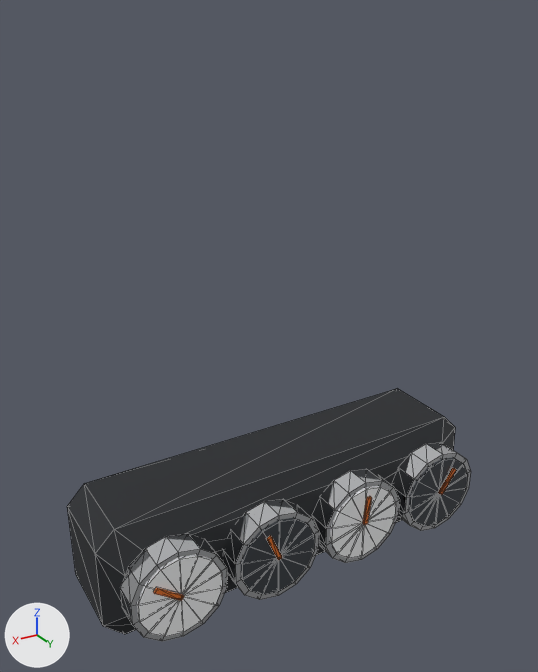
Renders of the glTF model assets/parts/interior/readout/readout_4/kaze_gt.glb from each side of a commit.
The view is the same before and after, from a camera (50 mm lens) standing at (0.222, 0.326, 0.276) and looking at (0.003, -0.04, 0.093). The lights are fixed; the arrows at lower left show +X, +Y and +Z. The first picture is the older version. Mesh edges are drawn as thin lines. Where no turn or scale is listed for an object, it has been applied to the vertices. Vertices at exactly the same position are counted once.

Script lines for the objects in view, before the commit:
```python
me_model = bpy.data.meshes.new('model')
me_model.from_pydata(...)  # 306 vertices, 560 faces; spans x -0.134..0.134, y -0.046..0.046, z -0.038..0.038
# faces by material slot: [336, 224]
me_model.materials.append(mat_car_atlas)  # picture img_car_atlas
me_model.materials.append(mat_chrome)  # white #f1f3f6
ob_model = bpy.data.objects.new('model', me_model)
ob_model.location = (0.0, -0.0237, -0.022)
```
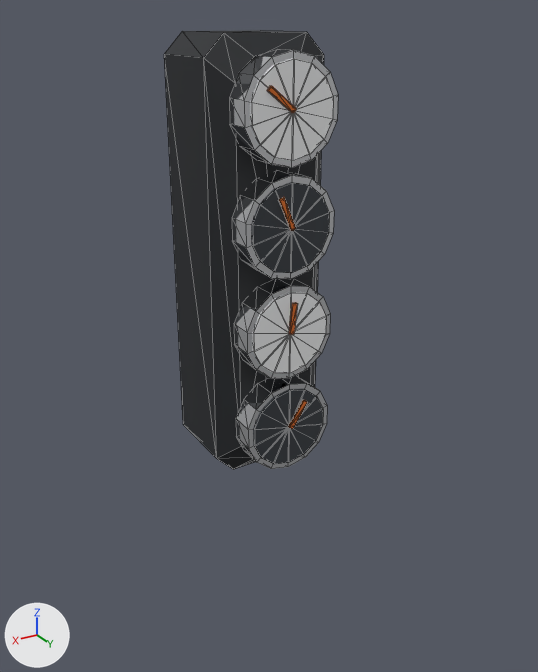
Where the change shows, as pixel boxes [x1, y1, x2, y2] in the pictures (538 x 672 px; the box of a moved part takes in the faces that stretch with it):
'model', reshaped, moved (57% narrower, 73% taller): before [67, 388, 471, 642]; after [164, 30, 338, 469]
part 1 of me_model, moved or reshaped: before [392, 442, 471, 531]; after [236, 375, 327, 469]
part 2 of me_model, moved or reshaped: before [313, 469, 400, 563]; after [234, 279, 330, 379]
part 3 of me_model, moved or reshaped: before [223, 499, 319, 600]; after [232, 171, 334, 279]
part 4 of me_model, moved or reshaped: before [120, 533, 227, 642]; after [229, 49, 338, 168]
part 5 of me_model, moved or reshaped: before [409, 458, 468, 526]; after [254, 389, 323, 464]
part 6 of me_model, moved or reshaped: before [241, 519, 315, 595]; after [252, 183, 329, 273]
part 7 of me_model, moved or reshaped: before [438, 468, 456, 494]; after [288, 400, 308, 429]
part 8 of me_model, moved or reshaped: before [363, 497, 372, 525]; after [289, 303, 298, 335]
part 9 of me_model, moved or reshaped: before [267, 536, 282, 560]; after [279, 198, 295, 231]
part 10 of me_model, moved or reshaped: before [154, 587, 184, 601]; after [267, 86, 297, 113]
part 11 of me_model, moved or reshaped: before [331, 486, 396, 559]; after [253, 292, 326, 373]
part 12 of me_model, moved or reshaped: before [138, 555, 222, 637]; after [251, 58, 333, 160]
part 13 of me_model, moved or reshaped: before [103, 573, 229, 634]; after [217, 278, 277, 469]
part 14 of me_model, moved or reshaped: before [67, 484, 228, 626]; after [164, 31, 276, 459]
part 15 of me_model, moved or reshaped (mostly hidden): before [225, 517, 402, 593]; after [237, 278, 299, 468]
part 16 of me_model, moved or reshaped: before [85, 388, 455, 551]; after [191, 30, 324, 387]

The change, as a diff of the scene's bpy script:
```diff
--- a/assets/parts/interior/readout/readout_4/kaze_gt.glb.py
+++ b/assets/parts/interior/readout/readout_4/kaze_gt.glb.py
@@ me_model @@
 # used by ob_model
-me_model.from_pydata(...)  # 306 vertices, 560 faces; spans x -0.134..0.134, y -0.046..0.046, z -0.038..0.038
+me_model.from_pydata(...)  # 306 vertices, 560 faces; spans x -0.038..0.038, y -0.046..0.046, z -0.134..0.134
+# me_model part 1: the loose piece of 30 vertices spanning x -0.125..-0.067, y 0.028..0.044, z -0.03..0.03 is moved by (0.096, 0.0, -0.096)
+# me_model part 2: the loose piece of 30 vertices spanning x -0.061..-0.003, y 0.028..0.044, z -0.03..0.03 is moved by (0.032, 0.0, -0.032)
+# me_model part 3: the loose piece of 30 vertices spanning x 0.003..0.061, y 0.028..0.044, z -0.03..0.03 is moved by (-0.032, 0.0, 0.032)
+# me_model part 4: the loose piece of 30 vertices spanning x 0.067..0.125, y 0.028..0.044, z -0.03..0.03 is moved by (-0.096, 0.0, 0.096)
+# me_model part 5: the loose piece of 30 vertices spanning x -0.121..-0.071, y 0.04..0.045, z -0.026..0.026 is moved by (0.096, 0.0, -0.096)
+# me_model part 6: the loose piece of 30 vertices spanning x 0.007..0.057, y 0.04..0.045, z -0.026..0.026 is moved by (-0.032, 0.0, 0.032)
+# me_model part 7: the loose piece of 8 vertices spanning x -0.108..-0.095, y 0.044..0.046, z -0.001..0.017 is moved by (0.096, 0.0, -0.096)
+# me_model part 8: the loose piece of 8 vertices spanning x -0.035..-0.031, y 0.044..0.046, z 0.0..0.02 is moved by (0.032, 0.0, -0.032)
+# me_model part 9: the loose piece of 8 vertices spanning x 0.031..0.041, y 0.044..0.046, z -0.001..0.019 is moved by (-0.032, 0.0, 0.032)
+# me_model part 10: the loose piece of 8 vertices spanning x 0.095..0.112, y 0.044..0.046, z -0.001..0.013 is moved by (-0.096, 0.0, 0.096)
+# me_model part 11: the loose piece of 30 vertices spanning x -0.057..-0.007, y 0.04..0.045, z -0.026..0.026 is moved by (0.032, 0.0, -0.032)
+# me_model part 12: the loose piece of 30 vertices spanning x 0.071..0.121, y 0.04..0.045, z -0.026..0.026 is moved by (-0.096, 0.0, 0.096)
+# me_model part 13: 8 of the vertices in x 0.11..0.134, y -0.046..0.029, z -0.038..-0.014 are moved by (-0.096, 0.0, -0.096)
+# me_model part 14: 8 of the vertices in x 0.11..0.134, y -0.046..0.029, z 0.014..0.038 are moved by (-0.096, 0.0, 0.096)
+# me_model part 15: 8 of the vertices in x -0.134..-0.11, y -0.046..0.029, z -0.038..-0.014 are moved by (0.096, 0.0, -0.096)
+# me_model part 16: 8 of the vertices in x -0.134..-0.11, y -0.046..0.029, z 0.014..0.038 are moved by (0.096, 0.0, 0.096)
 me_model.materials.append(mat_car_atlas)
@@ ob_model @@
 ob_model = bpy.data.objects.new('model', me_model)
-ob_model.location = (0.0, -0.0237, -0.022)
+ob_model.location = (0.0, -0.0637, 0.134)
```
